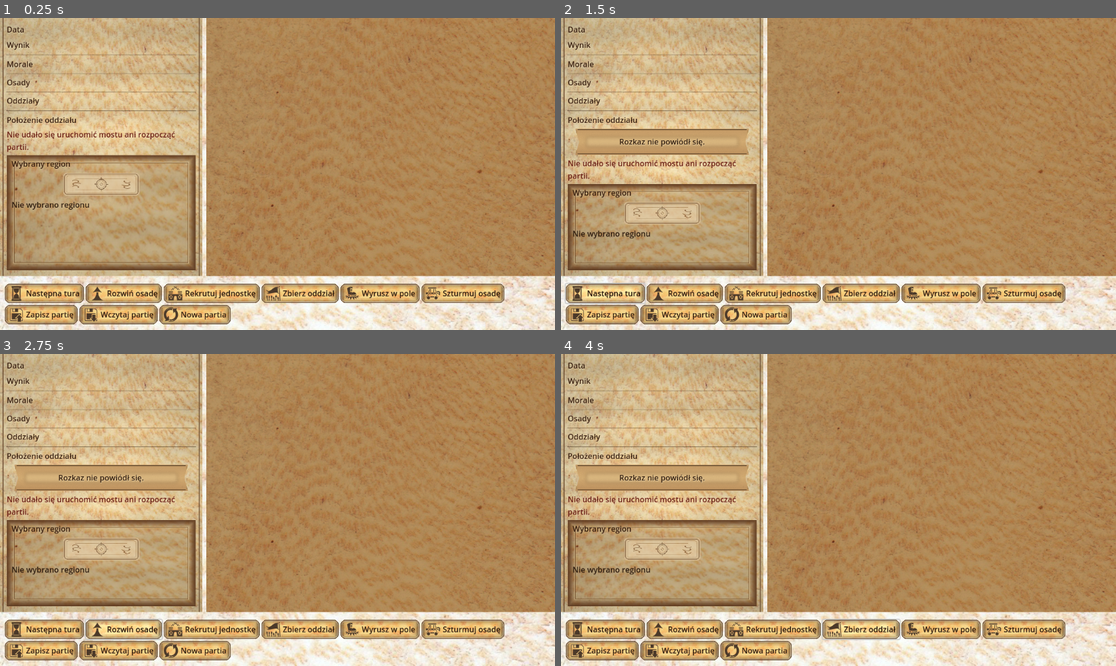
Above: before the commit, frames 1-4 (two rows, left to right).
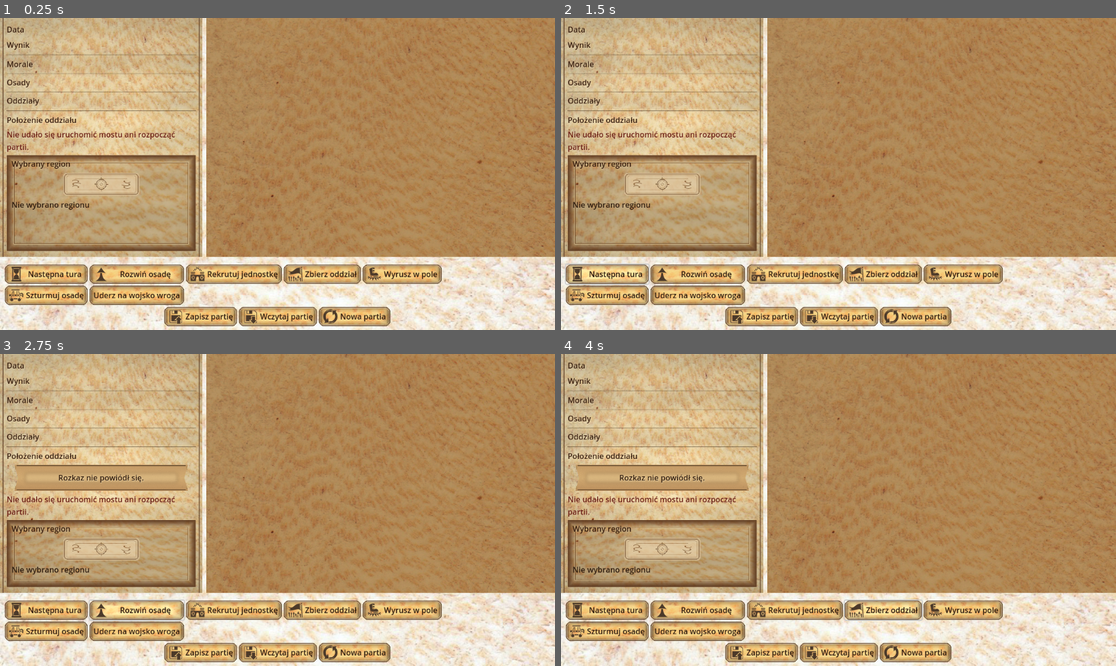
Above: after the commit, the same moments.

Repository: sochiera/total-battle-brothers-for-wesnoth
Game: Godot game, scene res://scenes/main.tscn
Same seed, same stepped clock (60 frames per second), same inputs: the game is played once before the commit and once after it.
Inputs (mouse positions are in pixels of both pictures, inside the frame that each line leads up to):
- Up to frame 1 (0.25 s): no input
- Up to frame 2 (1.5 s): click (699, 295) at 0.5 s, where only the run after the commit has a clickable "Uderz na wojsko wroga"; click "Następna tura" at 1.25 s
- Up to frame 3 (2.75 s): click "Rozwiń osadę" at 2 s
- Up to frame 4 (4 s): click "Rekrutuj jednostkę" at 2.75 s; click "Zbierz oddział" at 3.5 s

The runs differ from the first frame. In frame 1, 24% of the frame differs, in the area x 0-100%, y 0-99%; in frame 2, 30%; in frame 3, 24%; in frame 4, 24%.

Commit message:
feat: G108.1a: rozkaz „Uderz na wojsko wroga” w pasku i jego polski status

Diff:
--- a/game/scenes/main.tscn
+++ b/game/scenes/main.tscn
@@ -420,7 +420,7 @@
 
 [node name="MapView" type="Control" parent="MainLayout/ContentRow/MapAndBattle"]
 unique_name_in_owner = true
-custom_minimum_size = Vector2(420, 240)
+custom_minimum_size = Vector2(480, 240)
 layout_mode = 2
 size_flags_vertical = 3
 clip_contents = true
@@ -441,7 +441,7 @@
 
 [node name="BattleView" type="Control" parent="MainLayout/ContentRow/MapAndBattle"]
 unique_name_in_owner = true
-custom_minimum_size = Vector2(420, 0)
+custom_minimum_size = Vector2(480, 0)
 layout_mode = 2
 size_flags_vertical = 0
 visible = false
@@ -554,8 +554,11 @@
 grow_vertical = 2
 theme_override_constants/separation = 4
 
-[node name="OrderButtons" type="HBoxContainer" parent="MainLayout/OrderControls/OrderBarContent"]
-layout_mode = 2
+[node name="OrderButtons" type="GridContainer" parent="MainLayout/OrderControls/OrderBarContent"]
+layout_mode = 2
+theme_override_constants/h_separation = 4
+theme_override_constants/v_separation = 4
+columns = 5
 
 [node name="NextTurnButton" type="Button" parent="MainLayout/OrderControls/OrderBarContent/OrderButtons"]
 unique_name_in_owner = true
@@ -599,8 +602,15 @@
 icon = ExtResource("10_assault_icon")
 text = "Szturmuj osadę"
 
+[node name="EngageButton" type="Button" parent="MainLayout/OrderControls/OrderBarContent/OrderButtons"]
+unique_name_in_owner = true
+custom_minimum_size = Vector2(140, 40)
+layout_mode = 2
+text = "Uderz na wojsko wroga"
+
 [node name="SaveLoadButtons" type="HBoxContainer" parent="MainLayout/OrderControls/OrderBarContent"]
 layout_mode = 2
+size_flags_horizontal = 4
 
 [node name="SaveGameButton" type="Button" parent="MainLayout/OrderControls/OrderBarContent/SaveLoadButtons"]
 unique_name_in_owner = true
--- a/game/scripts/battle_view.gd
+++ b/game/scripts/battle_view.gd
@@ -55,6 +55,14 @@
 var _vertical_budget := INF
 
 
+func _notification(what: int) -> void:
+	if what != NOTIFICATION_RESIZED or not visible or _last_hexes.is_empty():
+		return
+	# Container layout can change the panel size after Main rendered the model;
+	# re-fit then so a first frame cannot retain a cluster sized for stale bounds.
+	fit_vertical_budget(_vertical_budget)
+
+
 func render_model(model: SnapshotModel) -> void:
 	_reset_and_hide_view()
 	var battle: Variant = _battle_data(model)
@@ -69,13 +77,14 @@
 	_last_hexes = hexes.duplicate()
 	_layout_scale = 1.0
 	_render_hexes(_last_hexes)
-	# Re-apply a prior budget after re-render (e.g. second apply_model in one frame).
-	if _vertical_budget < INF:
-		fit_vertical_budget(_vertical_budget)
+	# Apply the horizontal panel fit even before Main supplies a vertical budget;
+	# probes and early layout frames can render this view with only its minimum
+	# width available. A later Main fit then adds the viewport-height constraint.
+	fit_vertical_budget(_vertical_budget)
 
 
 func fit_vertical_budget(max_height: float) -> void:
-	## Scale occupied hex cluster so required panel height ≤ max_height.
+	## Scale occupied hex cluster so it fits both panel axes and max_height.
 	## Native 120×140 when budget allows; used only when MapView readability floor
 	## would otherwise be crushed by multi-row battle chrome.
 	_vertical_budget = max_height
@@ -84,13 +93,16 @@
 	if max_height <= 0.0:
 		return
 	var native_h := _required_height_at_scale(1.0)
-	var target_scale := 1.0
+	var target_scale := _horizontal_fit_scale()
 	if native_h > max_height:
 		# Header + result label/pad stay fixed; hex geometry and result gap scale.
 		var fixed_h := _battle_header_band_height() + _result_label_and_banner_pad()
 		var variable_h := maxf(1.0, native_h - fixed_h)
 		var room := maxf(0.0, max_height - fixed_h)
-		target_scale = clampf(room / variable_h, MIN_CLUSTER_LAYOUT_SCALE, 1.0)
+		target_scale = minf(
+			target_scale, clampf(room / variable_h, MIN_CLUSTER_LAYOUT_SCALE, 1.0)
+		)
+	target_scale = clampf(target_scale, MIN_CLUSTER_LAYOUT_SCALE, 1.0)
 	if absf(target_scale - _layout_scale) < 0.001:
 		return
 	_layout_scale = target_scale
@@ -206,14 +218,26 @@
 	return Vector2(min_left, max_right)
 
 
+func _horizontal_fit_scale() -> float:
+	## Keep the full occupied AABB inside BattleView; the parent container may
+	## be wider than this panel, so centring against it would leak tiles out of
+	## the visible parchment by the excess parent width.
+	if _last_hexes.is_empty():
+		return 1.0
+	var saved := _layout_scale
+	_layout_scale = 1.0
+	var bounds: Variant = _occupied_cluster_x_bounds(_last_hexes)
+	_layout_scale = saved
+	if bounds == null:
+		return 1.0
+	var cluster_w: float = maxf(1.0, bounds.y - bounds.x)
+	return clampf(_panel_width_for_cluster() / cluster_w, 0.01, 1.0)
+
+
 func _panel_width_for_cluster() -> float:
-	## Prefer the laid-out panel width. Headless / early render can still report
-	## only custom_minimum_size.x on this Control while MapAndBattle is wider —
-	## parent width (and min size) keep centering against the real parchment.
+	## Use the actual panel width. MapAndBattle can be wider than BattleView;
+	## using the parent here centres the cluster partly outside this panel.
 	var view_w := size.x
-	var parent_ctrl := get_parent() as Control
-	if parent_ctrl != null:
-		view_w = maxf(view_w, parent_ctrl.size.x)
 	if view_w <= 0.0:
 		view_w = custom_minimum_size.x
 	return view_w
--- a/game/scripts/main.gd
+++ b/game/scripts/main.gd
@@ -144,6 +144,7 @@
 		%MusterButton,
 		%MarchButton,
 		%AssaultButton,
+		%EngageButton,
 		%SaveGameButton,
 		%LoadGameButton,
 		%NewGameButton,
@@ -155,17 +156,17 @@
 	## full-rect behind the two button rows. Unlike VBoxContainer, Control does
 	## not inherit child minimums — without an explicit min width MainLayout
 	## collapses to Status+Map minima (848px) and MapView/BattleView stick at
-	## custom_minimum_size.x=420. Headless map/battle probes (and any window
+	## custom_minimum_size.x=480. Headless map/battle probes (and any window
 	## that sizes from content) then paint legacy 84px tiles and clip hex (2,2).
-	var bar := $MainLayout/OrderControls as Control
-	var content := $MainLayout/OrderControls/OrderBarContent as Control
-	if bar == null or content == null:
-		return
-	var content_min := content.get_combined_minimum_size()
-	var padded := content_min + ORDER_BAR_CONTENT_PAD
-	bar.custom_minimum_size = Vector2(
-		padded.x,
-		maxf(padded.y, bar.custom_minimum_size.y)
+	var order_controls := $MainLayout/OrderControls as Control
+	var order_bar_content := $MainLayout/OrderControls/OrderBarContent as VBoxContainer
+	if order_controls == null or order_bar_content == null:
+		return
+	var content_min := order_bar_content.get_combined_minimum_size()
+	var padded_minimum := content_min + ORDER_BAR_CONTENT_PAD
+	order_controls.custom_minimum_size = Vector2(
+		padded_minimum.x,
+		maxf(padded_minimum.y, order_controls.custom_minimum_size.y)
 	)
 
 
--- a/game/scripts/order_result.gd
+++ b/game/scripts/order_result.gd
@@ -13,6 +13,18 @@
 	return MOVE_CHANGED_STATUS if changed else MOVE_UNCHANGED_STATUS
 
 
+static func _battle_status_text(
+	order: String, outcome: String, attacker_losses: int, defender_losses: int
+) -> String:
+	var battle_name := "Szturm" if order == "assault" else "Starcie"
+	return "%s: %s (straty: %d, wróg: %d)." % [
+		battle_name,
+		outcome,
+		attacker_losses,
+		defender_losses,
+	]
+
+
 static func status_text(order_result: Variant) -> String:
 	if not order_result is Dictionary:
 		return ""
@@ -24,7 +36,7 @@
 
 	var order: String = order_result["order"]
 	if order_result.has("kind"):
-		if order_result["kind"] != "battle" or order != "assault":
+		if order_result["kind"] != "battle" or (order != "assault" and order != "engage"):
 			return ""
 		if not order_result.has("outcome") or not order_result["outcome"] is String:
 			return ""
@@ -35,11 +47,7 @@
 		var outcome: String = order_result["outcome"]
 		var attacker_losses: int = order_result["attacker_losses"]
 		var defender_losses: int = order_result["defender_losses"]
-		return "Szturm: %s (straty: %d, wróg: %d)." % [
-			outcome,
-			attacker_losses,
-			defender_losses,
-		]
+		return _battle_status_text(order, outcome, attacker_losses, defender_losses)
 
 	if not order_result.has("changed") or not order_result["changed"] is bool:
 		return ""
@@ -60,6 +68,8 @@
 			order_name = "marszu"
 		"assault":
 			order_name = "szturmu"
+		"engage":
+			order_name = "starcia"
 		_:
 			return ""
 
--- /dev/null
+++ b/game/tests/engage_button_probe.gd
@@ -0,0 +1,52 @@
+extends SceneTree
+
+
+const MAIN_SCENE_PATH := "res://scenes/main.tscn"
+const PREFIX := "ENGAGE_BUTTON "
+
+
+func _init() -> void:
+	var scene := ResourceLoader.load(MAIN_SCENE_PATH) as PackedScene
+	if scene == null:
+		_fail("cannot load main scene")
+		return
+	var scene_root := scene.instantiate() as Control
+	if scene_root == null:
+		_fail("cannot instantiate main scene")
+		return
+	root.add_child(scene_root)
+
+	var before_controls := _controls(scene_root)
+	var button := scene_root.find_child("EngageButton", true, false) as Button
+	if button == null:
+		print(PREFIX, JSON.stringify(null))
+		call_deferred("quit", 0)
+		return
+	button.emit_signal("pressed")
+
+	print(PREFIX, JSON.stringify({
+		"name": button.name,
+		"text": button.text,
+		"pressed_connections": button.get_signal_connection_list("pressed").size(),
+		"controls_unchanged": _controls(scene_root) == before_controls,
+	}))
+	call_deferred("quit", 0)
+
+
+func _controls(scene_root: Control) -> Dictionary:
+	var region_list := scene_root.find_child("RegionList", true, false) as ItemList
+	var regions: Array[String] = []
+	for index: int in region_list.item_count:
+		regions.append(region_list.get_item_text(index))
+	return {
+		"date": (scene_root.find_child("DateLabel", true, false) as Label).text,
+		"result": (scene_root.find_child("ResultContractLabel", true, false) as Label).text,
+		"duchy_status": (scene_root.find_child("PlayerDuchyStatusLabel", true, false) as Label).text,
+		"order_status": (scene_root.find_child("LastOrderStatusLabel", true, false) as Label).text,
+		"regions": regions,
+	}
+
+
+func _fail(message: String) -> void:
+	printerr("engage_button_probe: ", message)
+	call_deferred("quit", 1)
--- a/game/tests/order_result_probe.gd
+++ b/game/tests/order_result_probe.gd
@@ -9,6 +9,8 @@
 	"battle": {"kind": "battle", "order": "assault", "outcome": "porażka", "attacker_losses": 0, "defender_losses": 0},
 	"battle_from_wire": {"kind": "battle", "order": "assault", "outcome": "zwycięstwo", "attacker_losses": 0, "defender_losses": 2},
 	"battle_unresolved": {"kind": "battle", "order": "assault", "outcome": "nierozstrzygnięta", "attacker_losses": 0, "defender_losses": 0},
+	"engage_battle": {"kind": "battle", "order": "engage", "outcome": "porażka", "attacker_losses": 1, "defender_losses": 0},
+	"engage_unchanged": {"order": "engage", "changed": false},
 	"missing_ok": null,
 	"not_ok": null,
 	"missing_result": null,
@@ -48,6 +50,8 @@
 	"assault_battle": "Szturm: porażka (straty: 0, wróg: 0).",
 	"assault_battle_from_wire": "Szturm: zwycięstwo (straty: 0, wróg: 2).",
 	"assault_battle_unresolved": "Szturm: nierozstrzygnięta (straty: 0, wróg: 0).",
+	"engage_unchanged": "Rozkaz starcia nie zmienił stanu.",
+	"engage_battle": "Starcie: porażka (straty: 1, wróg: 0).",
 	"missing_result": "",
 	"non_dictionary": "",
 	"missing_order": "",
@@ -83,6 +87,8 @@
 		"battle": {"ok": true, "result": {"kind": "battle", "order": "assault", "outcome": "porażka", "attacker_losses": 0, "defender_losses": 0}},
 		"battle_from_wire": battle_from_wire,
 		"battle_unresolved": {"ok": true, "result": {"kind": "battle", "order": "assault", "outcome": "nierozstrzygnięta", "attacker_losses": 0, "defender_losses": 0}},
+		"engage_battle": {"ok": true, "result": {"kind": "battle", "order": "engage", "outcome": "porażka", "attacker_losses": 1, "defender_losses": 0}},
+		"engage_unchanged": {"ok": true, "result": {"kind": "order", "order": "engage", "changed": false}},
 		"battle_missing_outcome": {"ok": true, "result": {"kind": "battle", "order": "assault", "attacker_losses": 0, "defender_losses": 0}},
 		"battle_missing_order": {"ok": true, "result": {"kind": "battle", "outcome": "porażka", "attacker_losses": 0, "defender_losses": 0}},
 		"battle_invalid_order": {"ok": true, "result": {"kind": "battle", "order": 1, "outcome": "porażka", "attacker_losses": 0, "defender_losses": 0}},
@@ -117,6 +123,8 @@
 		"assault_battle": projected["battle"],
 		"assault_battle_from_wire": projected["battle_from_wire"],
 		"assault_battle_unresolved": projected["battle_unresolved"],
+		"engage_battle": projected["engage_battle"],
+		"engage_unchanged": projected["engage_unchanged"],
 		"missing_result": null,
 		"non_dictionary": [],
 		"missing_order": {"changed": true},
--- a/game/tests/scene_layout_probe.gd
+++ b/game/tests/scene_layout_probe.gd
@@ -47,6 +47,7 @@
 	"MusterButton",
 	"MarchButton",
 	"AssaultButton",
+	"EngageButton",
 	"SaveGameButton",
 	"LoadGameButton",
 	"NewGameButton",
@@ -341,6 +342,7 @@
 		"MusterButton",
 		"MarchButton",
 		"AssaultButton",
+		"EngageButton",
 		"SaveGameButton",
 		"LoadGameButton",
 		"NewGameButton",
Not shown, changed: tests/test_godot_main_scene.py
Not shown, changed: tests/test_godot_main_scene_layout.py
Not shown, changed: tests/test_godot_order_result.py
